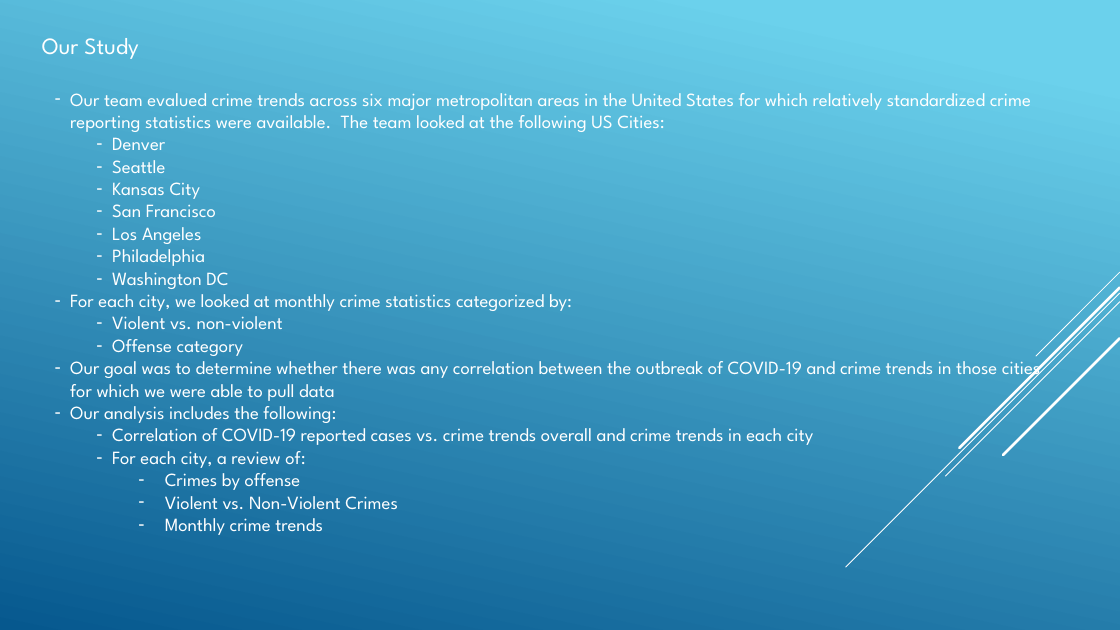
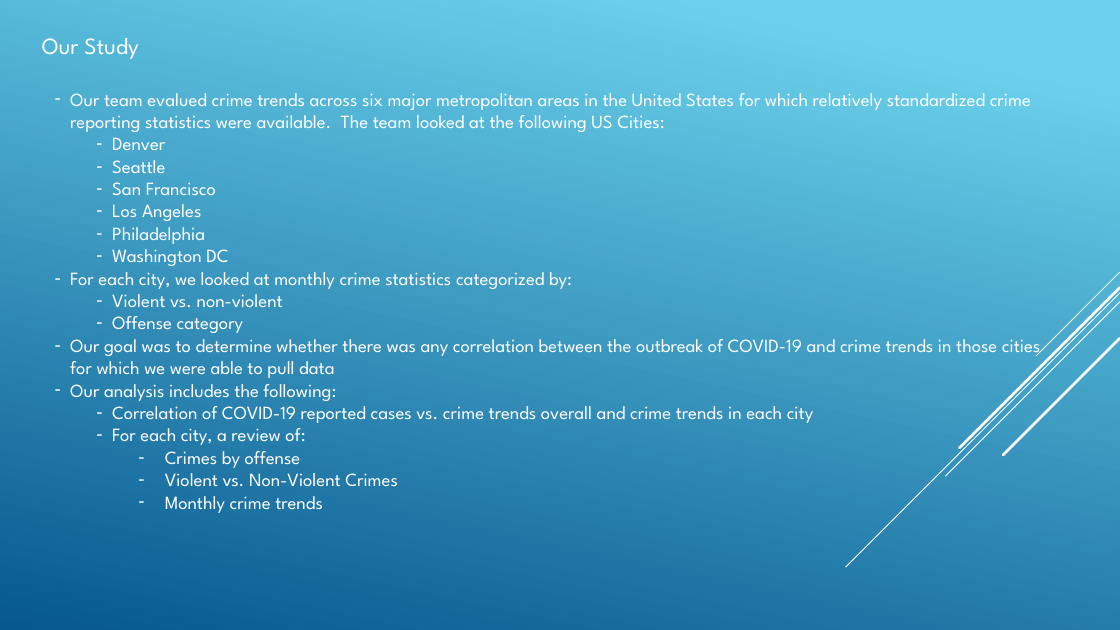
Before and after one commit to angelabanko/Project_1, a slide deck: slide 3 of Draft Presentation.pptx. Drawn at 1120x630 pixels with LibreOffice and Linux fonts; fonts in the diff are those of the drawing. Boxes give left, top, right and bottom in pixels: in the first picture for what was removed or moved away, otherwise in the second. Text is boxed around its words. In the diff, an @@ line names an element or a change of style, - is before the commit and + after.

```diff
--- a/Draft Presentation.pptx
+++ b/Draft Presentation.pptx
@@ text at (112, 182, 201, 199): paragraph removed @@
-  – Kansas City
```
Also in this commit, not shown: 1 other slide changed, 2 slides added, 5 other files.
